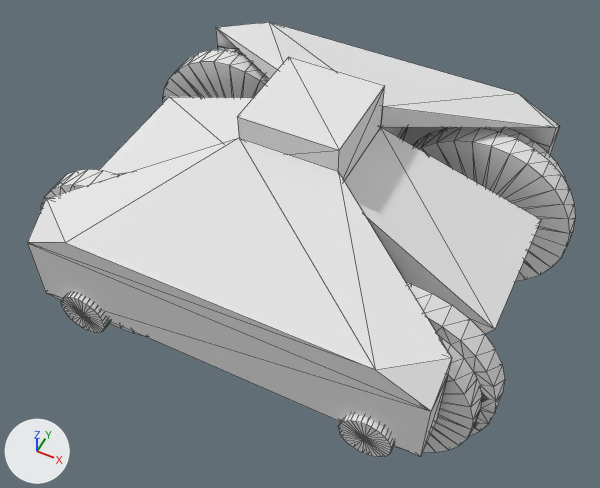
The OBJ model src/main/resources/assets/nyasamarailway/models/carts/nsb_2m_base.obj as it was, and as the next commit left it.
Both versions are drawn from a 50 mm camera at (10.4, -21.8, 23.1) aimed at (0.1, -1.2, -2.6). The lights are fixed; the arrows at lower left show +X, +Y and +Z. Mesh edges are drawn as thin lines. Where no turn or scale is listed for an object, it has been applied to the vertices.

Objects in the first picture: 'bogie', 'm1', 'm2', 'm3', 'm4', 'wheel1', 'wheel2'.
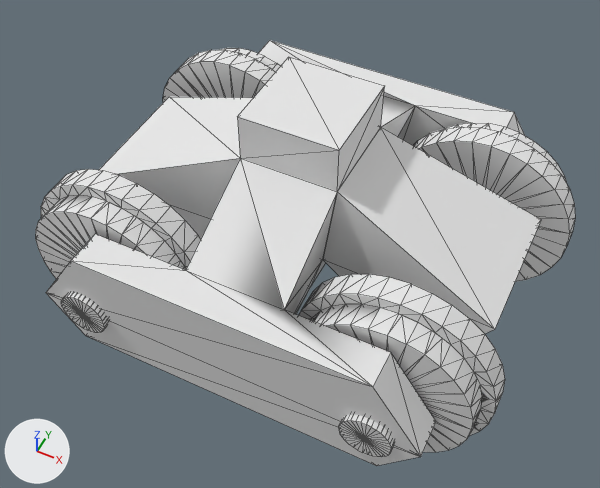
Scene script edits in JSON lines:
```json
{"block": "me_bogie", "where": "# used by ob_bogie; location = (0.0, 0.0, 0.0)"}
{"op": "remove", "block": "me_bogie", "code": "me_bogie.from_pydata(...)  # 40 vertices, 88 faces; spans x -8.0..8.0, y -7.8..7.8, z -3.0..4.0"}
{"op": "add", "block": "me_bogie", "code": "me_bogie.from_pydata(...)  # 36 vertices, 72 faces; spans x -8.0..8.0, y -7.8..7.8, z -3.0..4.0"}
{"block": "me_bogie", "change": "me_bogie part 1"}
{"block": "me_bogie", "change": "4 vertices are removed from x -1.8..1.8, y -6.2..6.2, z -1.8..-1.2"}
{"block": "me_bogie", "change": "24 faces are deleted"}
{"block": "me_bogie", "change": "4 vertices in x -8.0, y -7.8..7.8, z 0.0 move by (2.0, 0.0, 0.0)"}
{"block": "me_bogie", "change": "4 vertices in x 8.0, y -7.8..7.8, z 0.0 move by (-2.0, 0.0, 0.0)"}
{"block": "me_bogie", "change": "8 new faces join them"}
{"op": "add", "block": "me_bottom_cube_003", "code": ["me_bottom_cube_003 = bpy.data.meshes.new('bottom_Cube.003')", "me_bottom_cube_003.from_pydata(...)  # 32 vertices, 68 faces; spans x -8.0..8.0, y -7.8..7.8, z -5.0..-2.0", "me_bottom_cube_003.materials.append(mat_none)  # white #e7e7e7"]}
{"op": "remove", "block": "ob_m3", "code": ["ob_m3 = bpy.data.objects.new('m3', me_m3)", "ob_m3.location = (0.0, 0.0, 0.0)"]}
{"op": "remove", "block": "ob_m4", "code": ["ob_m4 = bpy.data.objects.new('m4', me_m4)", "ob_m4.location = (0.0, 0.0, 0.0)"]}
{"op": "add", "block": "ob_bottom_cube_003", "code": ["ob_bottom_cube_003 = bpy.data.objects.new('bottom_Cube.003', me_bottom_cube_003)", "ob_bottom_cube_003.location = (0.0, 0.0, 0.0)"]}
```

Pixel boxes [x1, y1, x2, y2] of what changed, in the pictures (600 x 488 px):
```json
{"object": "bogie", "change": "reshaped", "before": [28, 46, 559, 457], "after": [46, 40, 525, 457], "on screen": "10% narrower"}
{"object": "m3", "change": "deleted", "before": [27, 138, 452, 411]}
{"object": "m4", "change": "deleted", "before": [216, 22, 560, 146]}
{"object": "bottom_Cube.003", "change": "added", "after": [46, 260, 420, 466]}
{"object": "wheel2", "change": "unchanged, uncovered by the edit", "before": [41, 48, 269, 335], "after": [35, 48, 280, 333]}
```
